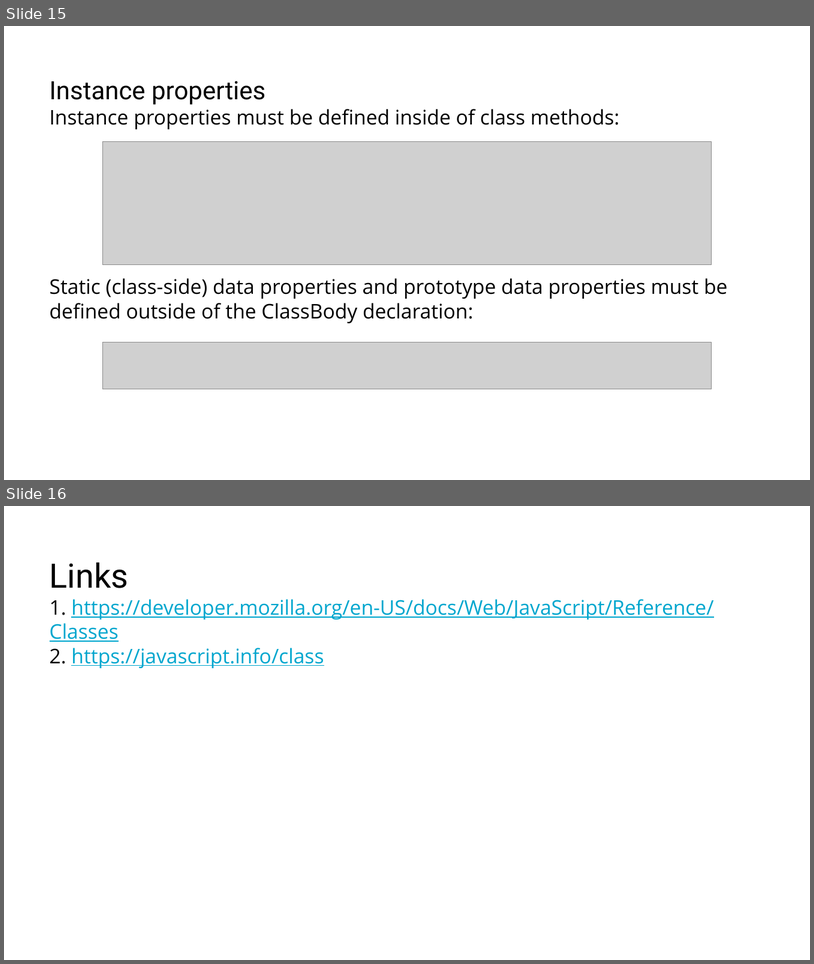
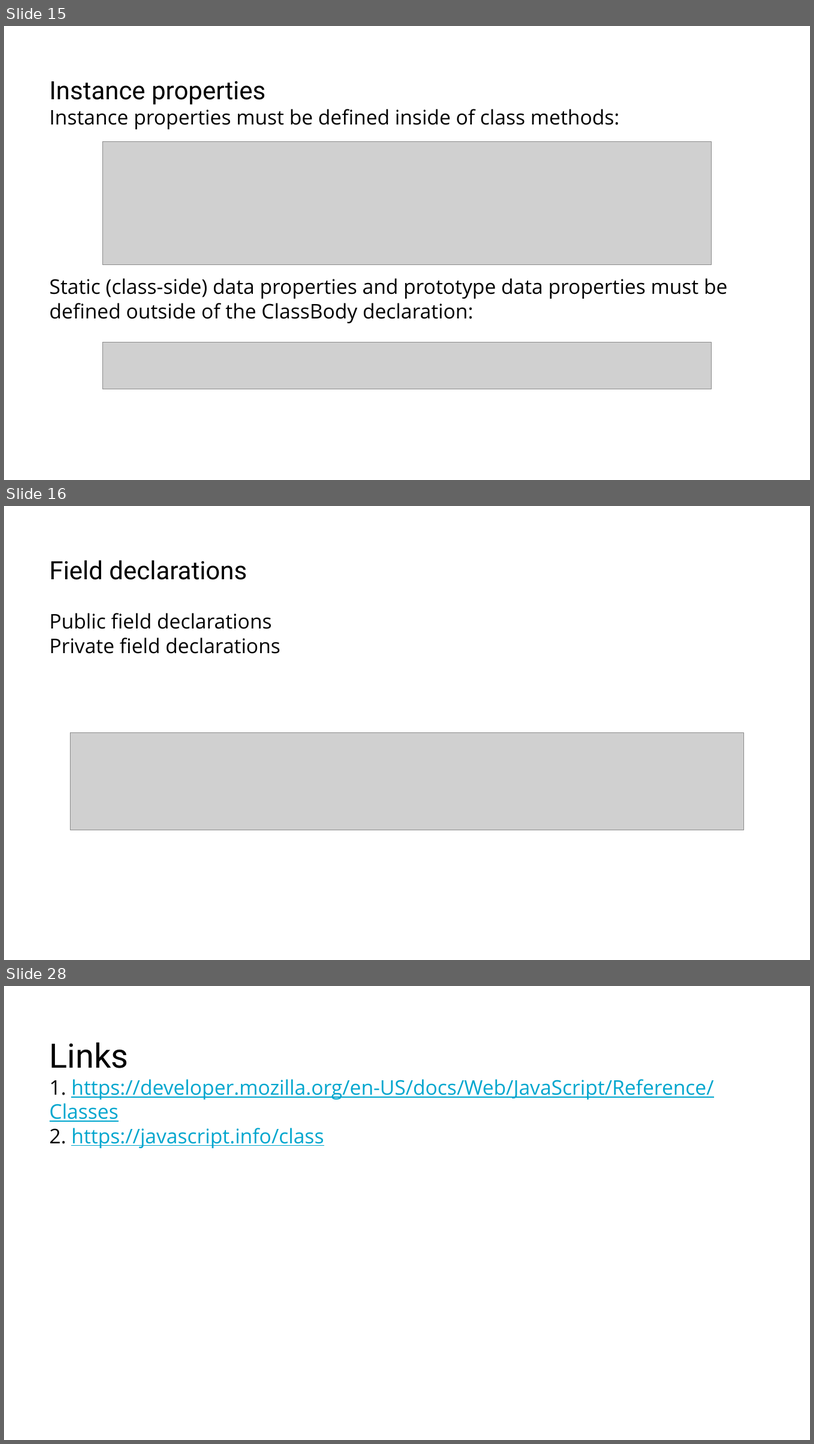
Before and after one commit to RostyslavSynenko/Lv-469.NodeJS, a slide deck: presentations/Classes.pptx. Shown one above the other, each under a label of ours: slides 15 and 16 before the commit, slides 15, 16 and 28 after it; the slides between them are not shown. The pictures are 814x964 and 814x1444 pixels, drawn with LibreOffice and Linux fonts; fonts in the diff are those of the drawing; grey boxes stand for pictures; background and template pictures are left out. Boxes give left, top, right and bottom in pixels: in the first picture for what was removed or moved away, otherwise in the second. Text is boxed around its words. In the diff, an @@ line names an element or a change of style, - is before the commit and + after.

```diff
--- a/presentations/Classes.pptx
+++ b/presentations/Classes.pptx
@@ slide 16 added at <box>4,506,810,960</box>, background #FFFFFF @@
@@ title added at <box>50,560,281,654</box>, 24 pt, text #000000 @@
+Field declarations
+Public field declarations
+Private field declarations
@@ picture added at <box>71,733,744,829</box> @@
@@ what was slide 16 is now slide 28 @@
```
Also in this commit, not shown: 11 other slides added.
